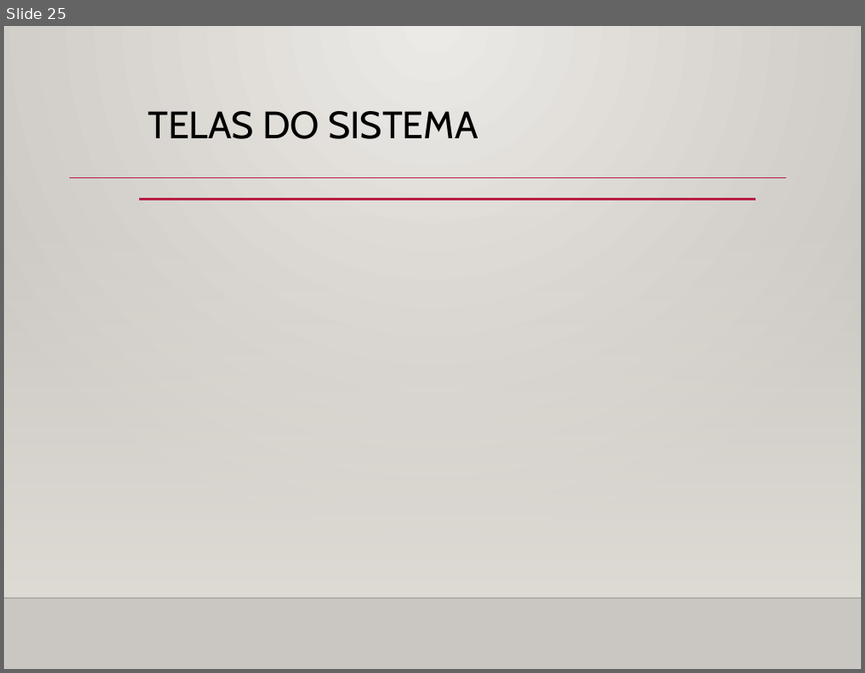
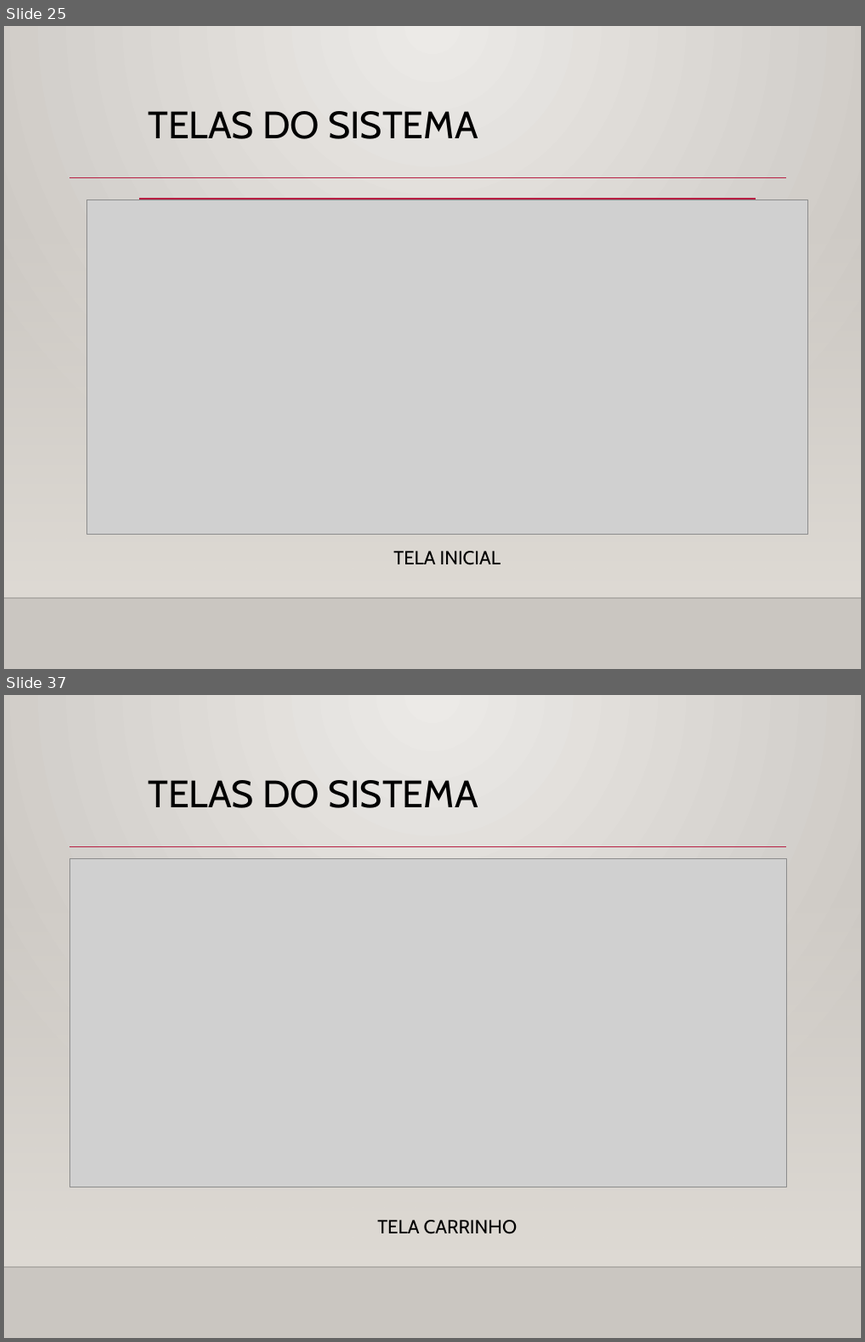
Before and after one commit to gabriellima09/DrinkIt, a slide deck: DrinkIt.WebApp/Artifacts/Apresentação TG - Drink-IT - Gabriel Lima - Gustavo da Rosa.pptx. Shown one above the other, each under a label of ours: slide 25 before the commit, slides 25 and 37 after it; the slides between them are not shown. The pictures are 865x673 and 865x1342 pixels, drawn with LibreOffice and Linux fonts; fonts in the diff are those of the drawing; grey boxes stand for pictures; background and template pictures are left out. Boxes give left, top, right and bottom in pixels: in the first picture for what was removed or moved away, otherwise in the second. Text is boxed around its words. In the diff, an @@ line names an element or a change of style, - is before the commit and + after.

```diff
--- a/DrinkIt.WebApp/Artifacts/Apresentação TG - Drink-IT - Gabriel Lima - Gustavo da Rosa.pptx
+++ b/DrinkIt.WebApp/Artifacts/Apresentação TG - Drink-IT - Gabriel Lima - Gustavo da Rosa.pptx
@@ slide 37 added at (x1=4, y1=695, x2=861, y2=1338), background picture (left out); not listed: 2 template elements that a slide beside it also shows @@
@@ title added at (x1=148, y1=780, x2=477, y2=808), 32 pt, text #000000 @@
+TELAS DO SISTEMA
@@ line added from (70, 846) to (786, 846), #B71E42 0.75 pt @@
@@ picture added at (x1=70, y1=859, x2=786, y2=1188) @@
@@ text added at (x1=377, y1=1219, x2=517, y2=1234), 16 pt, text #000000 @@
+TELA CARRINHO
@@ slide 25 changed as well @@
@@ picture added at (x1=87, y1=200, x2=808, y2=534) @@
@@ text added at (x1=393, y1=550, x2=501, y2=565), 16 pt, text #000000 @@
+TELA INICIAL
```
Also in this commit, not shown: 4 other slides changed, 13 other slides added, 5 other files.
